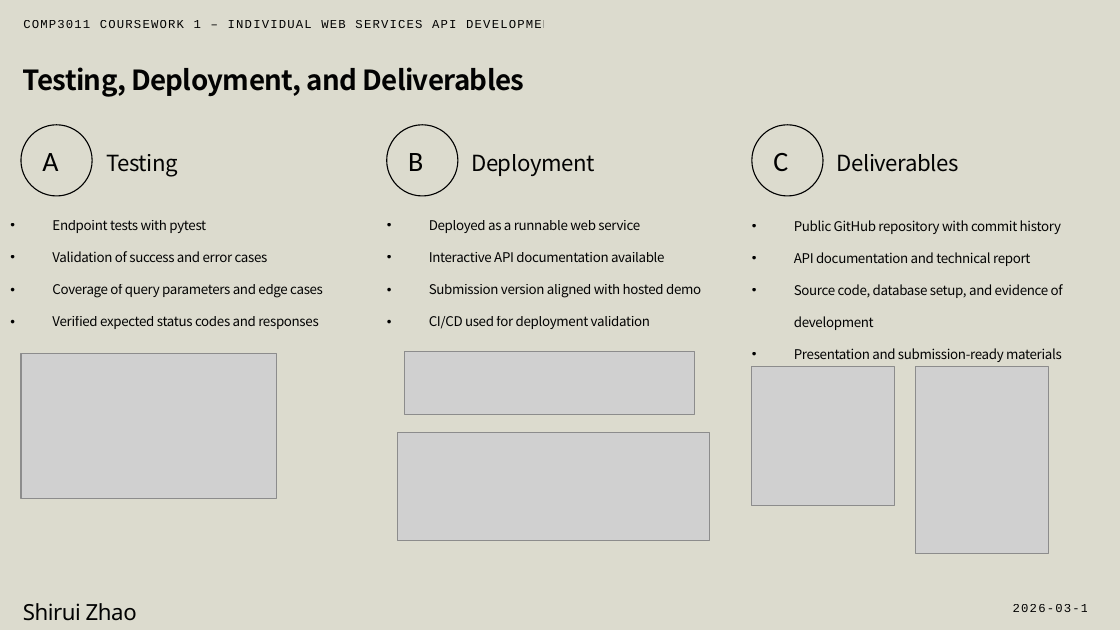
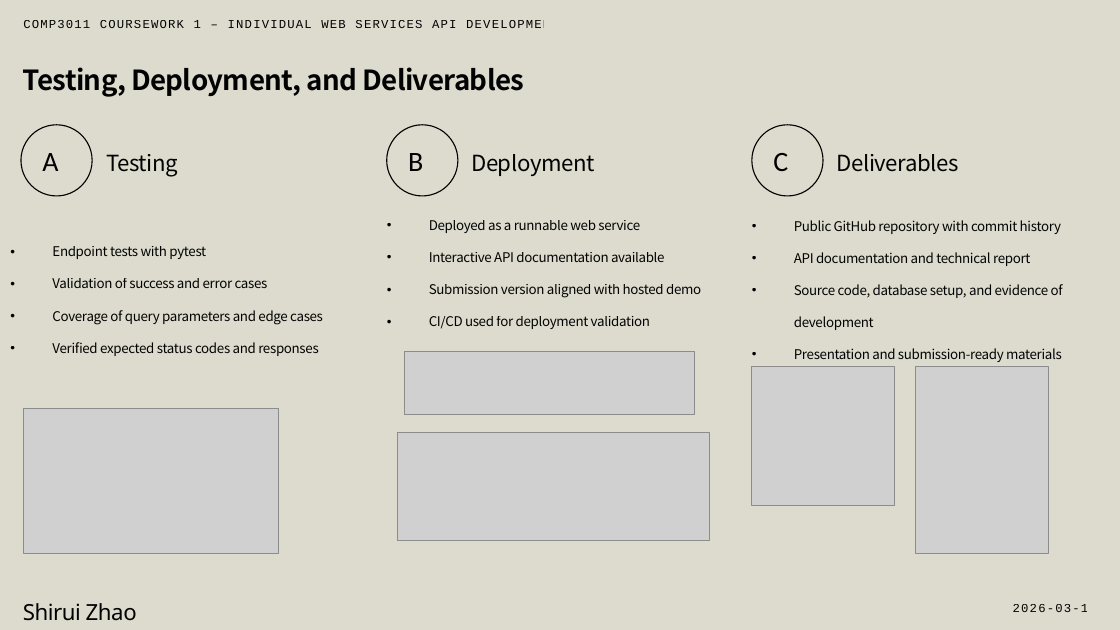
Before and after one commit to SHIRUIZHAOIILLiil/housing-api, a slide deck: slide 8 of docs/Housing-API.pptx (slide 6 before the commit). Drawn at 1120x630 pixels with LibreOffice and Linux fonts; fonts in the diff are those of the drawing; grey boxes stand for pictures. Boxes give left, top, right and bottom in pixels: in the first picture for what was removed or moved away, otherwise in the second. Text is boxed around its words. In the diff, an @@ line names an element or a change of style, - is before the commit and + after.

```diff
--- a/docs/Housing-API.pptx
+++ b/docs/Housing-API.pptx
@@ text "Endpoint tests with pytest": place and size @@
-text "Endpoint tests with pytest" at [52,220,323,329]
+text "Endpoint tests with pytest" at [52,246,323,356]
@@ picture: place and size @@
-picture at [21,354,277,500]
+picture at [24,409,279,554]
```
Also in this commit, not shown: 3 other slides changed, 2 slides added, 3 other files.
